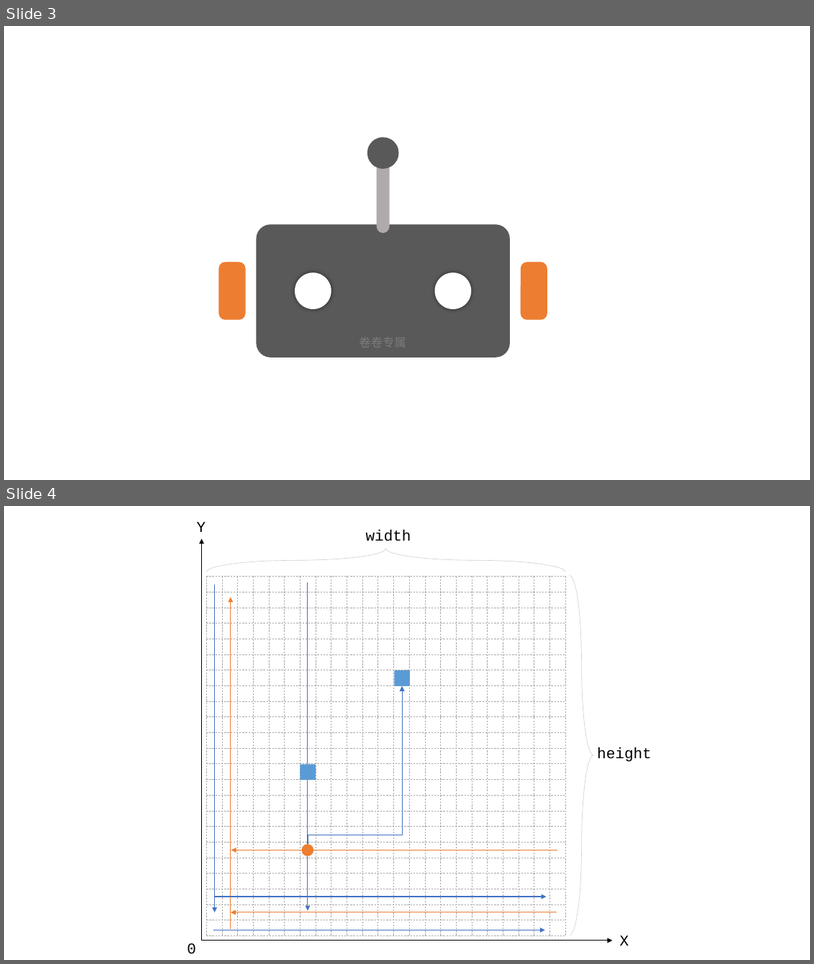
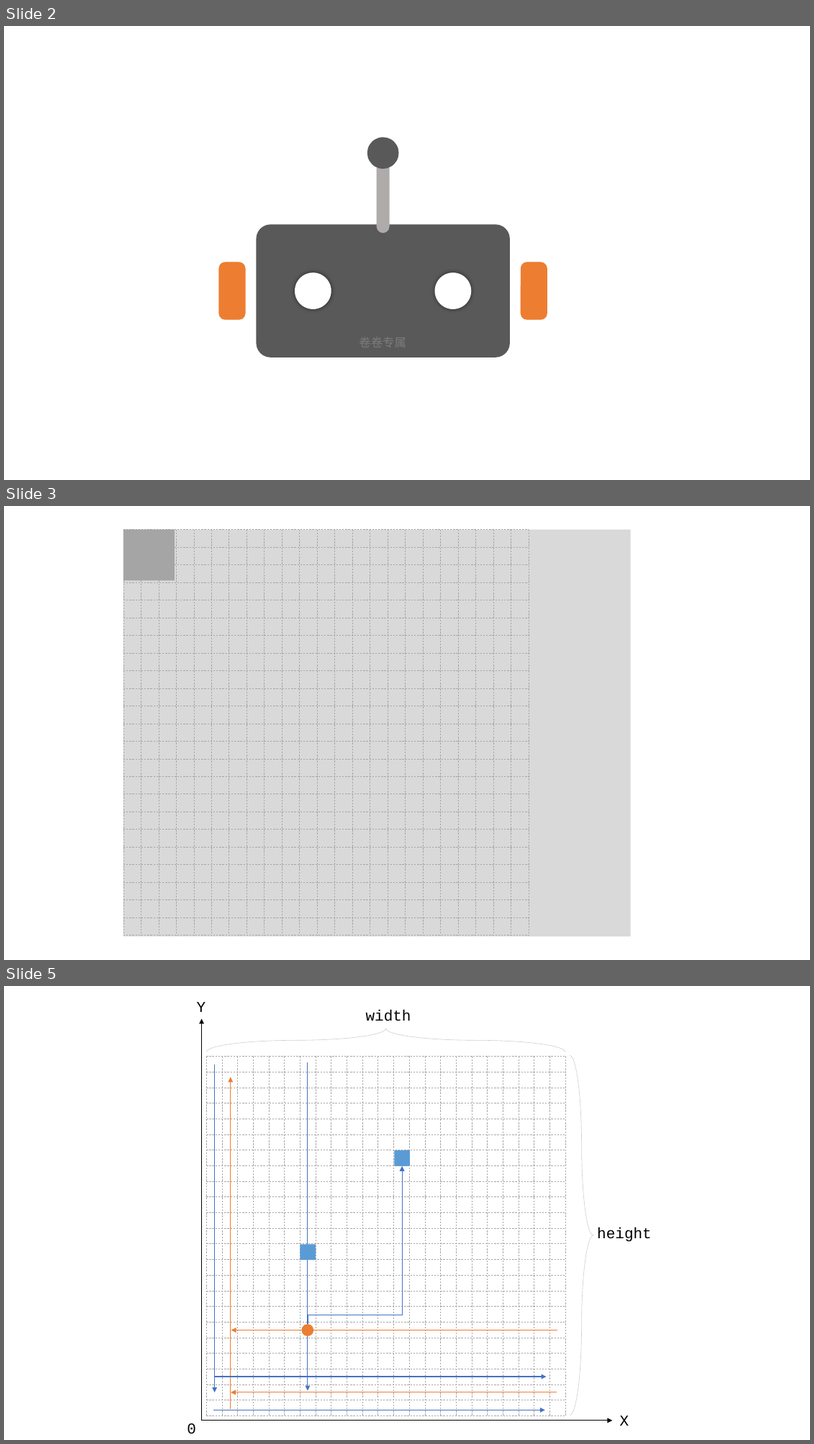
Before and after one commit to zyldgd/Sorting_System, a slide deck: arch.pptx. Shown one above the other, each under a label of ours: slides 3 and 4 before the commit, slides 2, 3 and 5 after it; the slides between them are not shown. The pictures are 814x964 and 814x1444 pixels, drawn with LibreOffice and Linux fonts; fonts in the diff are those of the drawing. Boxes give left, top, right and bottom in pixels: in the first picture for what was removed or moved away, otherwise in the second. Text is boxed around its words. In the diff, an @@ line names an element or a change of style, - is before the commit and + after.

```diff
--- a/arch.pptx
+++ b/arch.pptx
@@ slide 3 added at box(4, 506, 810, 960), background #FFFFFF @@
@@ rectangle added at box(124, 530, 631, 936), fill #D9D9D9 @@
@@ rectangle added at box(124, 530, 175, 580), fill #A5A5A5 @@
@@ group added at box(124, 530, 529, 935): 48 lines @@
@@ what was slide 3 is now slide 2 @@
@@ what was slide 4 is now slide 5 @@
```
Also in this commit, not shown: 1 other slide added, 1 slide removed, 8 other files.
